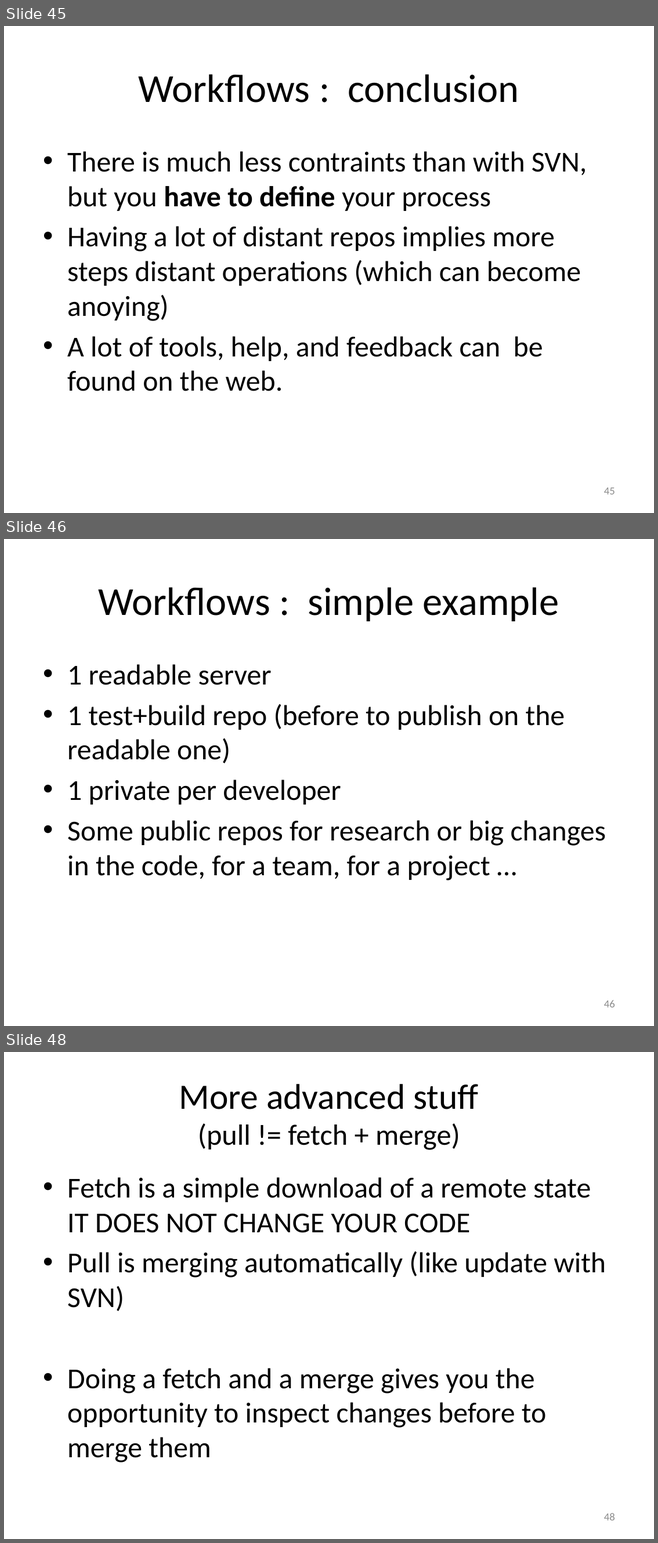
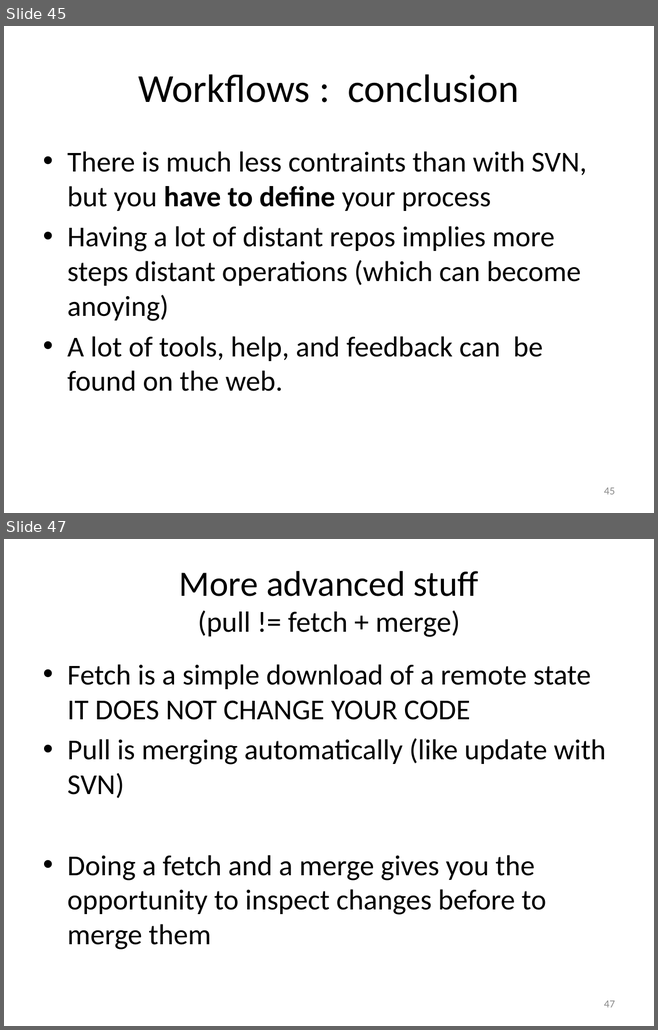
Before and after one commit to adrien59cadri/git_presentation, a slide deck: powerpoint/Nouveau Microsoft PowerPoint Presentation.pptx. Shown one above the other, each under a label of ours: slides 45, 46 and 48 before the commit, slides 45 and 47 after it; the slides between them are not shown. The pictures are 658x1543 and 658x1030 pixels, drawn with LibreOffice and Linux fonts; fonts in the diff are those of the drawing. Boxes give left, top, right and bottom in pixels: in the first picture for what was removed or moved away, otherwise in the second. Text is boxed around its words. In the diff, an @@ line names an element or a change of style, - is before the commit and + after.

```diff
--- a/powerpoint/Nouveau Microsoft PowerPoint Presentation.pptx
+++ b/powerpoint/Nouveau Microsoft PowerPoint Presentation.pptx
@@ slide 46 removed at box(4, 539, 654, 1026), background #FFFFFF @@
@@ title removed at box(99, 587, 559, 621) @@
-Workflows : simple example
@@ text removed at box(67, 664, 605, 881) @@
-• 1 readable server
-• 1 test+build repo (before to publish on the readable one)
-• 1 private per developer
-• Some public repos for research or big changes in the code, for a team, for a project …
@@ page number removed at box(604, 1000, 615, 1008) @@
-46
@@ what was slide 48 is now slide 47 @@
@@ page number at box(604, 1001, 615, 1008): text changed @@
-48
+47
```
Also in this commit, not shown: 4 slides changed, 1 slide added, 1 other slide removed, 2 other files.
